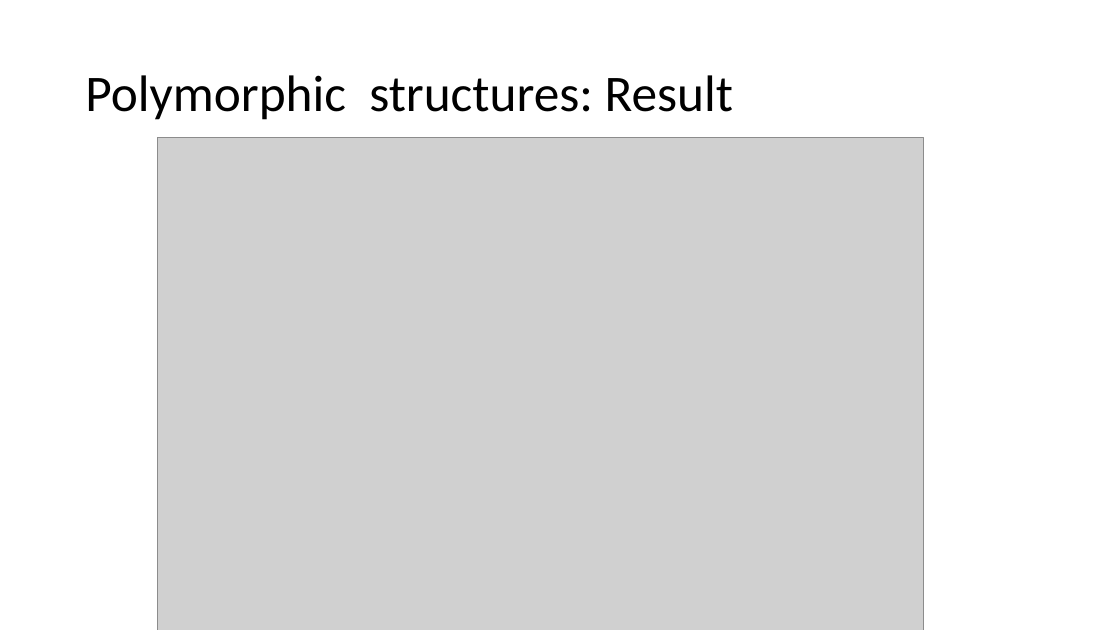
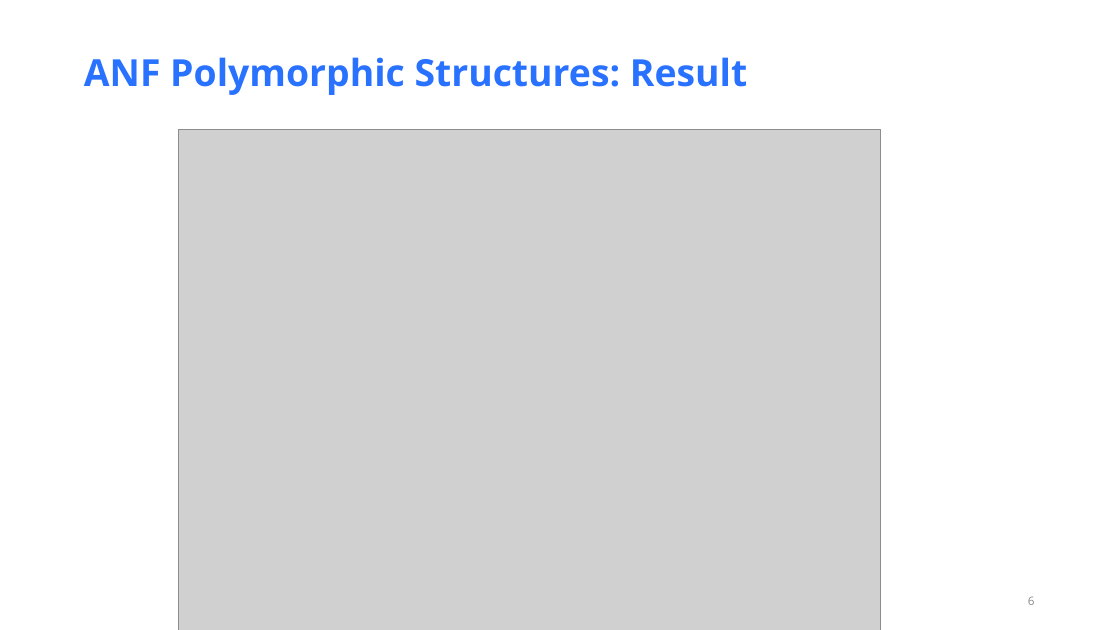
Before and after one commit to HL7/ANF, a slide deck: slide 6 of src/main/uml/doc/ANF Reference Model.pptx (slide 5 before the commit). Drawn at 1120x630 pixels with LibreOffice and Linux fonts; fonts in the diff are those of the drawing; grey boxes stand for pictures. Boxes give left, top, right and bottom in pixels: in the first picture for what was removed or moved away, otherwise in the second. Text is boxed around its words. In the diff, an @@ line names an element or a change of style, - is before the commit and + after.

```diff
--- a/src/main/uml/doc/ANF Reference Model.pptx
+++ b/src/main/uml/doc/ANF Reference Model.pptx
@@ title at [84,57,747,95]: text changed; size 44 to 32 pt; font Calibri to Open Sans; text colour #000000 to #2972FF; bold on @@
-Polymorphic structures: Result
+ANF Polymorphic Structures: Result
@@ picture: place and size @@
-picture at [158,138,924,630]
+picture at [178,129,881,630]
@@ page number added at [1028,596,1035,605], 10 pt, text #8C8C8C @@
+6
```
Also in this commit, not shown: 10 other slides changed, 2 slides added, 2 other files.
